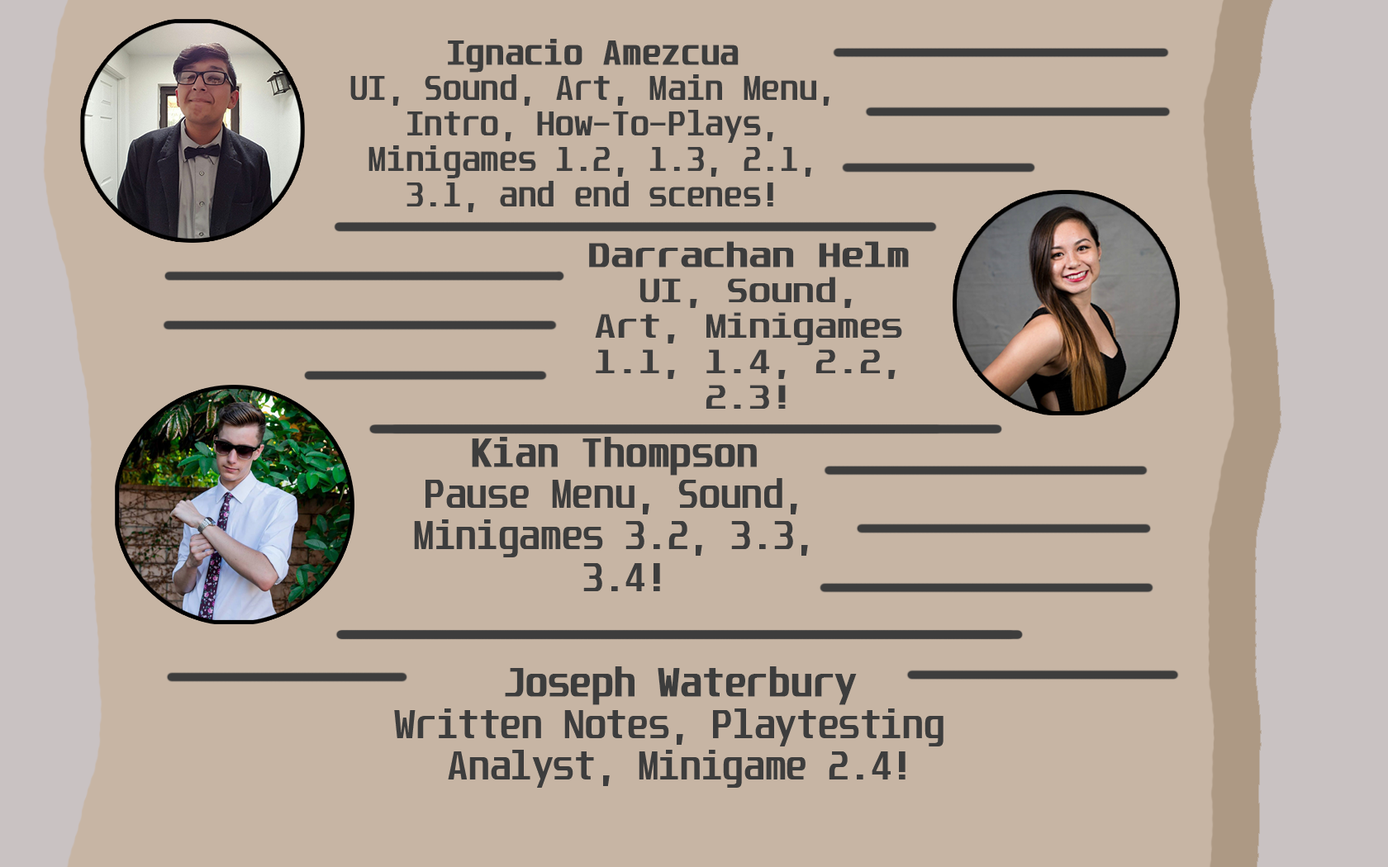
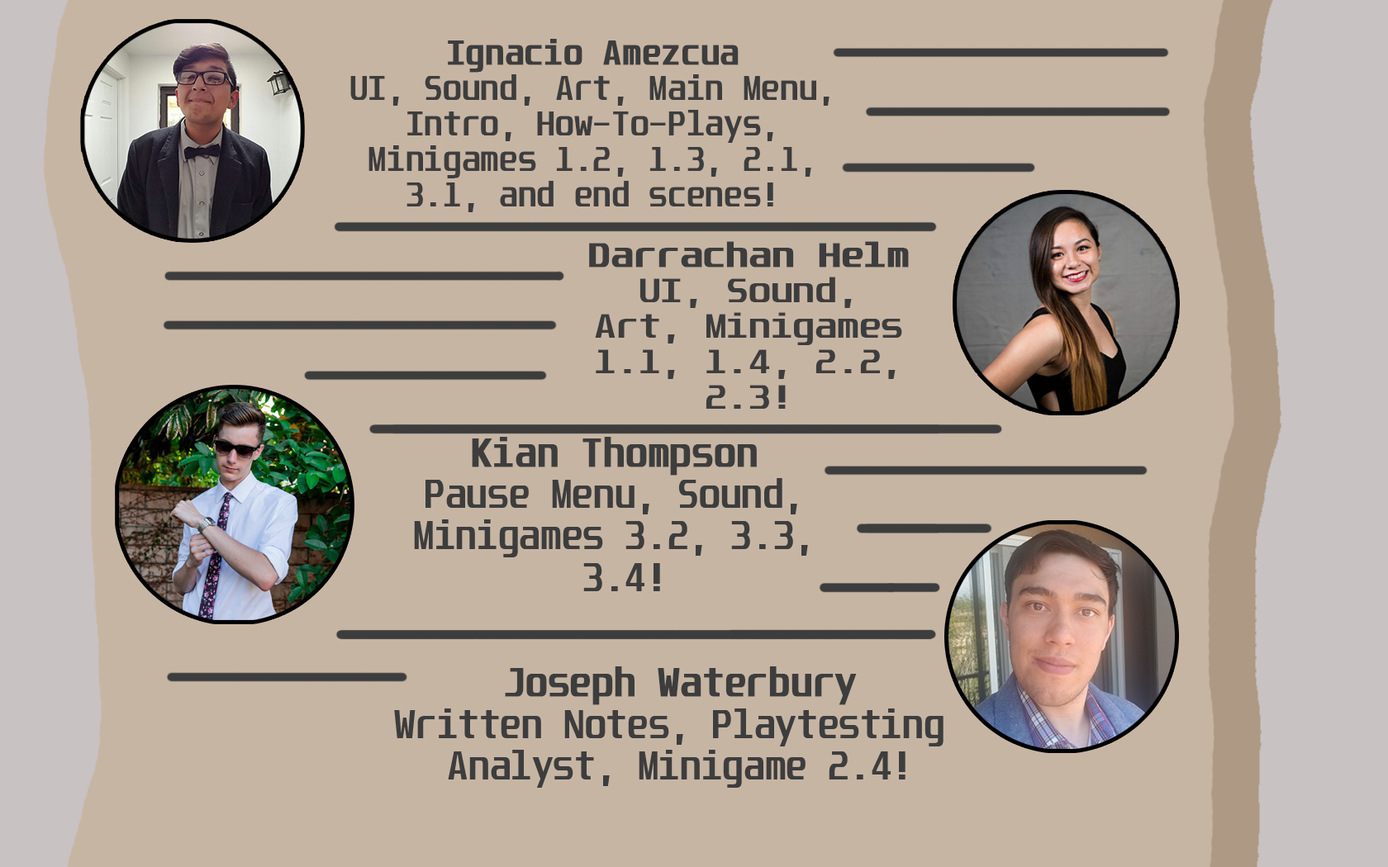
Layers edited between the first and the second 1388×867 image:
added layer "20190319_141911" above "Background" over [948, 524, 1175, 750]
painted on "Background" over [728, 522, 1179, 681]
